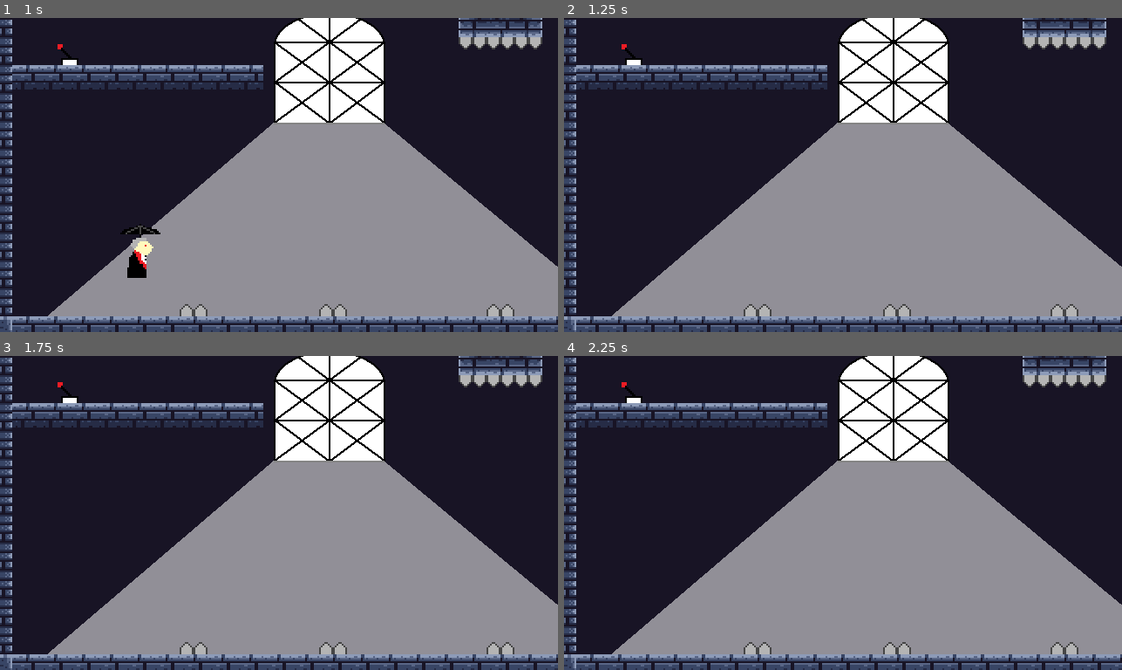
Above: before the commit, frames 1-4 (two rows, left to right).
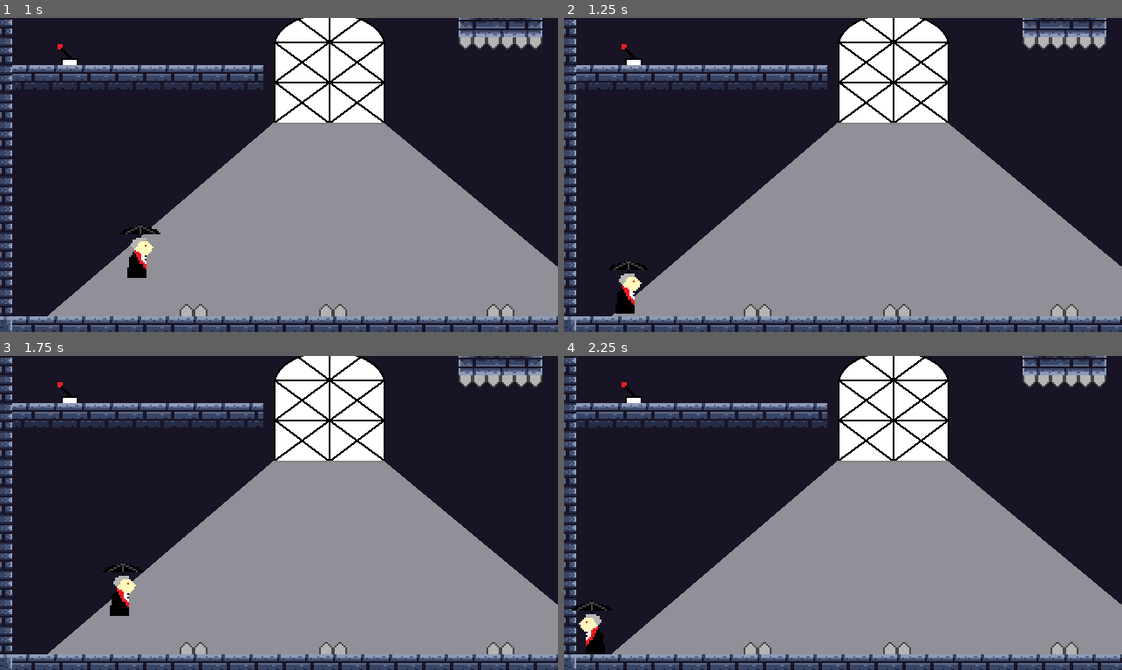
Above: after the commit, the same moments.

Repository: JedsadaSrijunpoe/sunlight-is-enemy
Game: Godot game, scene res://Level/level_1.tscn
The game is run twice, just before and just after one commit, with the same random seed, the same clock (stepped at 60 frames per second) and the same inputs.
Inputs:
- Up to frame 1 (1 s): tap Enter at 0.5 s; hold D (move_right) from 0.53 s (still down); tap J (interact) at 0.6 s; tap W (jump) at 0.77 s
- Up to frame 2 (1.25 s): keep holding D (move_right)
- Up to frame 3 (1.75 s): keep holding D (move_right); tap Space (toggle) at 1.35 s; tap W (jump) at 1.52 s
- Up to frame 4 (2.25 s): release D (move_right) at 2.03 s; hold A (move_left) from 2.03 s (still down); tap J (interact) at 2.1 s

Frame 1 is identical in both runs. In frame 2, 0.5% of the frame differs, in the area x 7-16%, y 76-95%; in frame 3, 0.5%; in frame 4, 0.5%.

Commit message:
Add respawn point

Diff:
--- a/Player/player.gd
+++ b/Player/player.gd
@@ -25,6 +25,10 @@
 
 # Get the gravity from the project settings to be synced with RigidBody nodes.
 var gravity = ProjectSettings.get_setting("physics/2d/default_gravity")
+
+# Mark respawn point as the starting position
+func _ready():
+	$Node/RespawnPoint.position = position
 
 # Handle movement
 func _physics_process(delta):
@@ -98,14 +102,28 @@
 
 # How the player react to hurtbox collision in bat form
 func _on_bathurtbox_area_entered(_area):
-	queue_free()
+	call_deferred("respawn")
 
 # How the player react to hurtbox collision in humanoid form
 func _on_humanhurtbox_area_entered(area):
 	if not area.IS_LIGHT:
-		queue_free()
+		call_deferred("respawn")
 
+# Tell the switch that player has enterer switch area
 func _on_switchbox_area_entered(switch):
 	switch.entered = true
+
+# Tell the switch that player has exited switch area
 func _on_switchbox_area_exited(switch):
 	switch.entered = false
+
+# Move to spawn point and transform into humanoid
+func respawn():
+	state = HUMANOID
+	bat_collision_shape.disabled = true
+	bat_hurtbox.get_node("CollisionShape2D").disabled = true
+	humanoid_collision_shape.disabled = false
+	human_hurtbox.get_node("CollisionShape2D").disabled = false
+	hitbox.get_node("CollisionPolygon2D").disabled = false
+
+	position = $Node/RespawnPoint.position
--- a/Player/player.tscn
+++ b/Player/player.tscn
@@ -98,6 +98,10 @@
 scale = Vector2(0.995984, 1)
 polygon = PackedVector2Array(-5.02016, 17, -5.02016, 16, 5.02016, 16, 5.02016, 17)
 
+[node name="Node" type="Node" parent="."]
+
+[node name="RespawnPoint" type="Marker2D" parent="Node"]
+
 [connection signal="area_entered" from="BatHurtbox" to="." method="_on_bathurtbox_area_entered"]
 [connection signal="area_entered" from="HumanHurtbox" to="." method="_on_humanhurtbox_area_entered"]
 [connection signal="area_entered" from="Switchbox" to="." method="_on_switchbox_area_entered"]
--- a/World/door.tscn
+++ b/World/door.tscn
@@ -7,6 +7,7 @@
 size = Vector2(32, 64)
 
 [node name="Door" type="StaticBody2D"]
+collision_layer = 2
 
 [node name="Sprite2D" type="Sprite2D" parent="."]
 texture = SubResource("PlaceholderTexture2D_t88jy")
